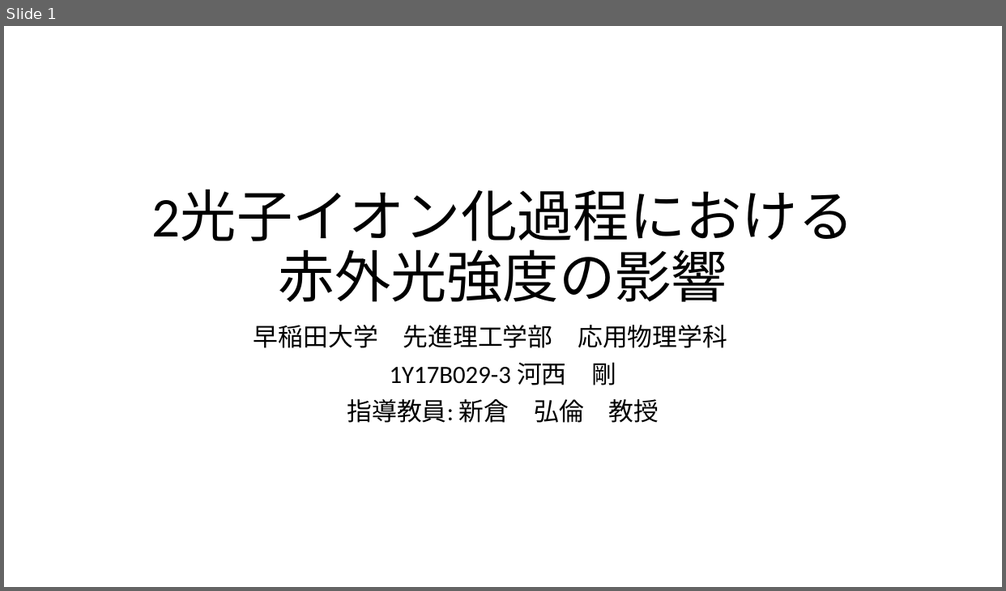
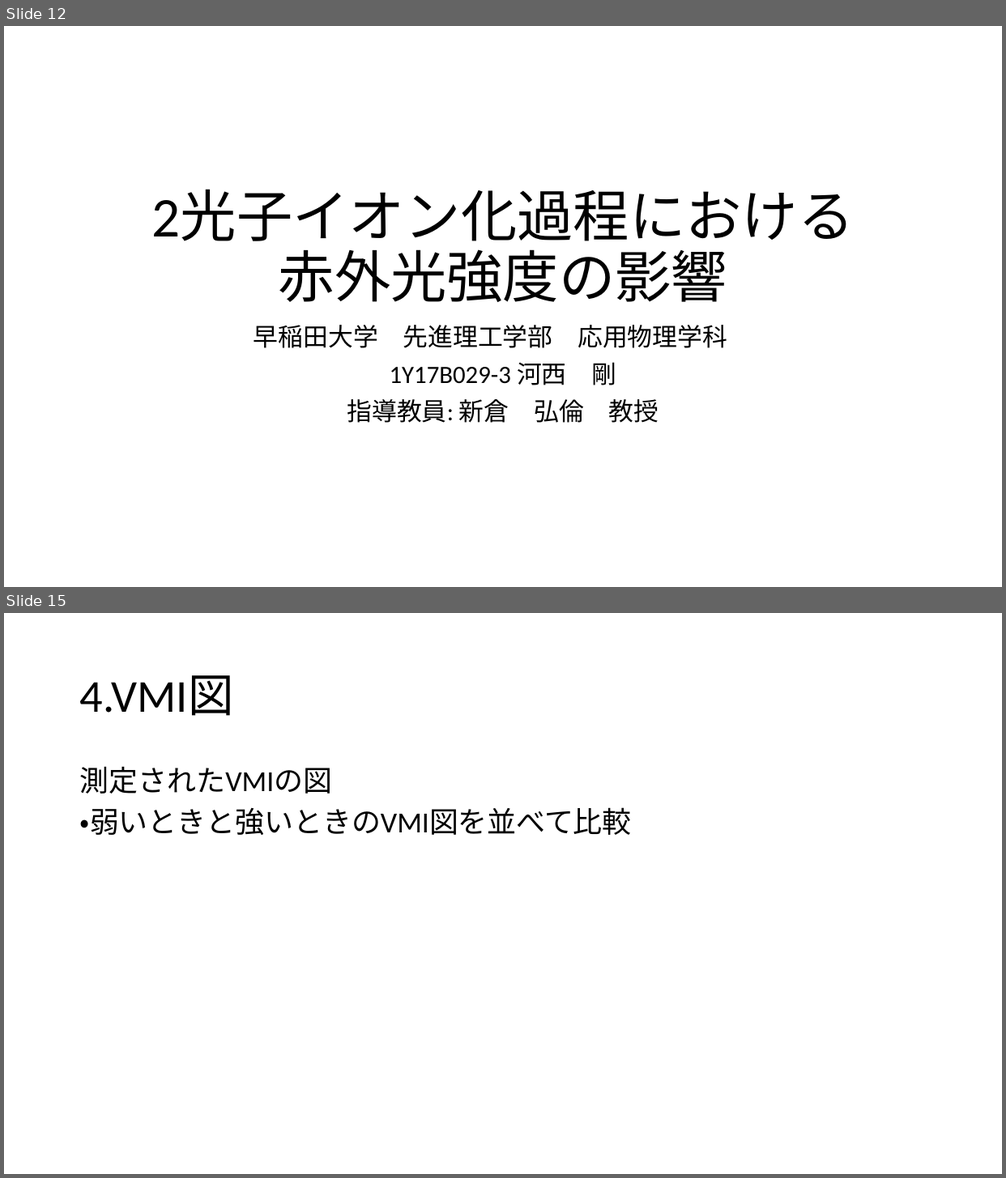
Before and after one commit to Appelingo/Data_Analyze, a slide deck: 発表.pptx. Shown one above the other, each under a label of ours: slide 1 before the commit, slides 12 and 15 after it; the slides between them are not shown. The pictures are 1006x591 and 1006x1178 pixels, drawn with LibreOffice and Linux fonts; fonts in the diff are those of the drawing. Boxes give left, top, right and bottom in pixels: in the first picture for what was removed or moved away, otherwise in the second. Text is boxed around its words. In the diff, an @@ line names an element or a change of style, - is before the commit and + after.

```diff
--- a/発表.pptx
+++ b/発表.pptx
@@ slide 15 added at <box>4,613,1002,1174</box>, background #FFFFFF @@
@@ title added at <box>80,675,234,716</box>, 44 pt, text #000000 @@
+4.VMI図
@@ text added at <box>80,766,632,835</box>, 28 pt, text #000000 @@
+測定されたVMIの図
+・弱いときと強いときのVMI図を並べて比較
@@ what was slide 1 is now slide 12 @@
```
Also in this commit, not shown: 2 slides changed, 4 other slides added.
